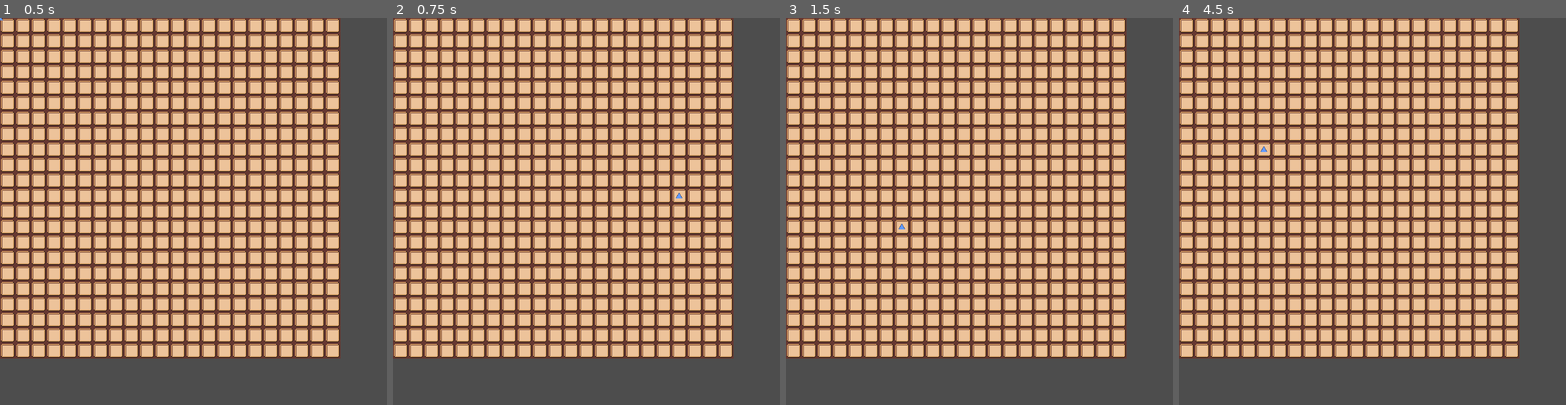
Above: before the commit, frames 1-4 (left to right).
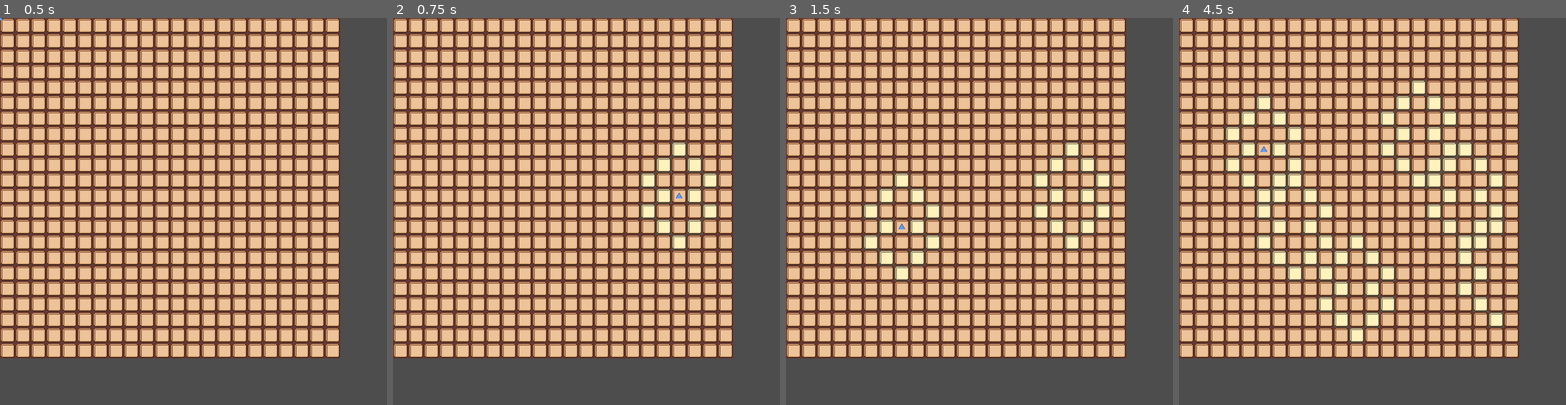
Above: after the commit, the same moments.

Repository: cmd-anurag/cluedo
Game: Godot game, scene res://board.tscn
Same seed, same stepped clock (60 frames per second), same inputs: the game is played once before the commit and once after it.
Inputs (mouse positions are in pixels of both pictures, inside the frame that each line leads up to):
- Up to frame 1 (0.5 s): no input
- Up to frame 2 (0.75 s): tap Enter at 0.5 s; move the mouse to (671, 192) at 0.52 s; press the mouse at (671, 192) at 0.53 s
- Up to frame 3 (1.5 s): tap Space at 1.25 s; move the mouse to (902, 230) at 1.27 s; release the mouse at (902, 230) at 1.28 s; click (902, 230) at 1.35 s
- Up to frame 4 (4.5 s): tap Enter at 2, 3.5 s; move the mouse to (1411, 126) at 2.02 s; press the mouse at (1411, 126) at 2.03 s; tap Space at 2.75, 4.25 s; move the mouse to (1353, 288) at 2.77 s; release the mouse at (1353, 288) at 2.78 s; click (1353, 288) at 2.85 s; move the mouse to (1488, 269) at 3.52 s; press the mouse at (1488, 269) at 3.53 s; move the mouse to (1256, 153) at 4.27 s; release the mouse at (1256, 153) at 4.28 s; click (1256, 153) at 4.35 s

Frame 1 is identical in both runs. In frame 2, 1.8% of the frame differs, in the area x 64-84%, y 32-60%; in frame 3, 3.6%; in frame 4, 10%, in the area x 12-84%, y 16-84%.

Commit message:
path generation

Diff:
--- a/board.tscn
+++ b/board.tscn
@@ -1,8 +1,14 @@
-[gd_scene load_steps=6 format=4 uid="uid://d28jw10tkoas5"]
+[gd_scene load_steps=8 format=4 uid="uid://d28jw10tkoas5"]
 
+[ext_resource type="Texture2D" uid="uid://m3rgu44qsug4" path="res://tiles/highlighted_cell.png" id="1_jqgjh"]
 [ext_resource type="Texture2D" uid="uid://32e7y7kg6c2o" path="res://tiles/cell.png" id="1_p0ybc"]
 [ext_resource type="Script" uid="uid://b4wxg0cygchqm" path="res://main_board.gd" id="2_psm7c"]
 [ext_resource type="PackedScene" uid="uid://dulb1lttgabf2" path="res://player_blue.tscn" id="3_8l818"]
+
+[sub_resource type="TileSetAtlasSource" id="TileSetAtlasSource_vf5bc"]
+texture = ExtResource("1_jqgjh")
+texture_region_size = Vector2i(32, 32)
+0:0/0 = 0
 
 [sub_resource type="TileSetAtlasSource" id="TileSetAtlasSource_psm7c"]
 texture = ExtResource("1_p0ybc")
@@ -12,6 +18,7 @@
 [sub_resource type="TileSet" id="TileSet_8l818"]
 tile_size = Vector2i(32, 32)
 sources/1 = SubResource("TileSetAtlasSource_psm7c")
+sources/0 = SubResource("TileSetAtlasSource_vf5bc")
 
 [node name="Board" type="Node2D"]
 
--- a/main_board.gd
+++ b/main_board.gd
@@ -2,6 +2,7 @@
 
 var player : Sprite2D
 var target : Vector2
+var destinations: Array
 
 func _ready() -> void:
 	player = $"../player_blue"
@@ -11,4 +12,56 @@
 		target = get_global_mouse_position()
 		print(target)
 		print(local_to_map(to_local(target)))
+
 		player.position = to_global(map_to_local(local_to_map(to_local(target))))
+
+		var start_cell = local_to_map(to_local(target))
+
+		# generate possible paths
+		var all_paths: Array = []
+		var visited: Array = []
+
+		# gds does not have a 2d array
+		for y in range(21):
+			visited.append([])
+			for x in range(21):
+				visited[y].append(false)
+
+		generatePaths([], start_cell, visited, all_paths);
+		# print(all_paths);
+		for path in all_paths:
+			var destination = path[-1]
+			# destinations.append(destination)
+			var atlasCoords = Vector2i(0, 0)
+			set_cell(destination, 0, atlasCoords);
+			print(destination)
+
+
+
+func generatePaths(path: Array, current_cell: Vector2i, visited: Array, all_paths: Array) -> void:
+	path.append(current_cell)
+	visited[current_cell.y][current_cell.x] = true;
+
+	if path.size() == 4: # CHANGE THIS LATER
+		all_paths.append(path.duplicate())
+		return
+	else:
+		var directions = [
+			Vector2i(0, -1), # north
+			Vector2i(0, 1),  # south
+			Vector2i(1, 0),  # east
+			Vector2i(-1, 0), # west
+		];
+
+		for direction in directions:
+			var next: Vector2i = current_cell + direction
+			if next.x >= 0 and next.y >= 0 and next.x < 21 and next.y < 21 and not visited[next.y][next.x]:
+				generatePaths(path.duplicate(), next, visited, all_paths)
+
+		visited[current_cell.y][current_cell.x] = false;
+
+# func _use_tile_data_runtime_update(coords: Vector2i) -> bool:
+# 	for destination in destinations:
+# 		if(destination.x == coords.x and destination.y == coords.y):
+# 			return 1
+# 	return 0
Binary file added: tiles/highlighted_cell.png
Not shown, added: tiles/highlighted_cell.png.import
Not shown, changed: .gitignore
